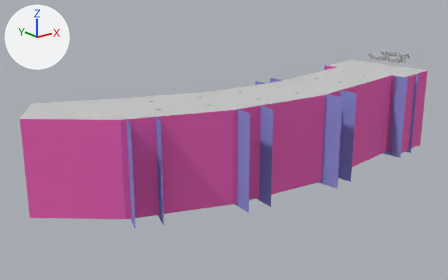
What one commit did to the FBX model Assets/_3D_Assets_/Bernabeu/pasilloEntradaTour.FBX.
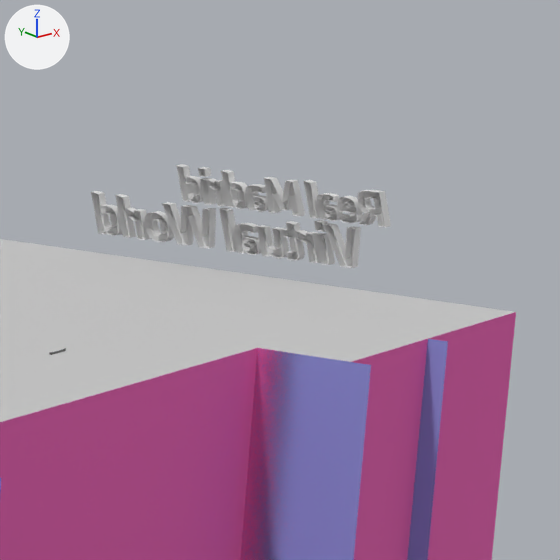
Each version is shown whole from a 50 mm lens placed at (34.37, -101.17, 41.05), pointed at (45.18, -87.66, 35.65), then close up on the part from 80% to 97% of the width and 10% to 37% of the height. The lights are fixed; the arrows at upper left show +X, +Y and +Z. Where no turn or scale is listed for an object, it has been applied to the vertices.

In view in the first close-up: 'pasillo', 'textoEntrada'.
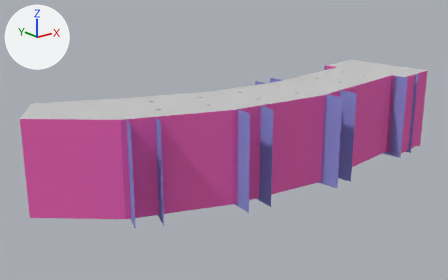
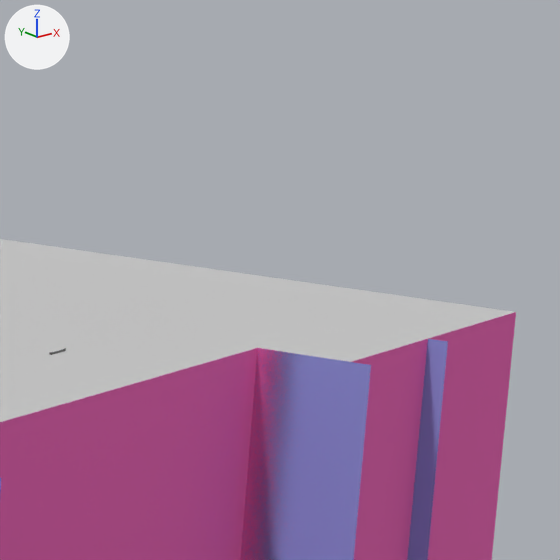
Changed parts and their boxes (x1, y1, x2, y2) in the close-ups (560 x 560 px):
'textoEntrada', deleted
    before: (91, 164, 391, 268)

Edits to the bpy script that builds the scene:
```text
Remove ob_textoentrada:
    ob_textoentrada = bpy.data.objects.new('textoEntrada', me_mesh)
    ob_textoentrada.location = (52.277, -87.995, 37.384)
```
